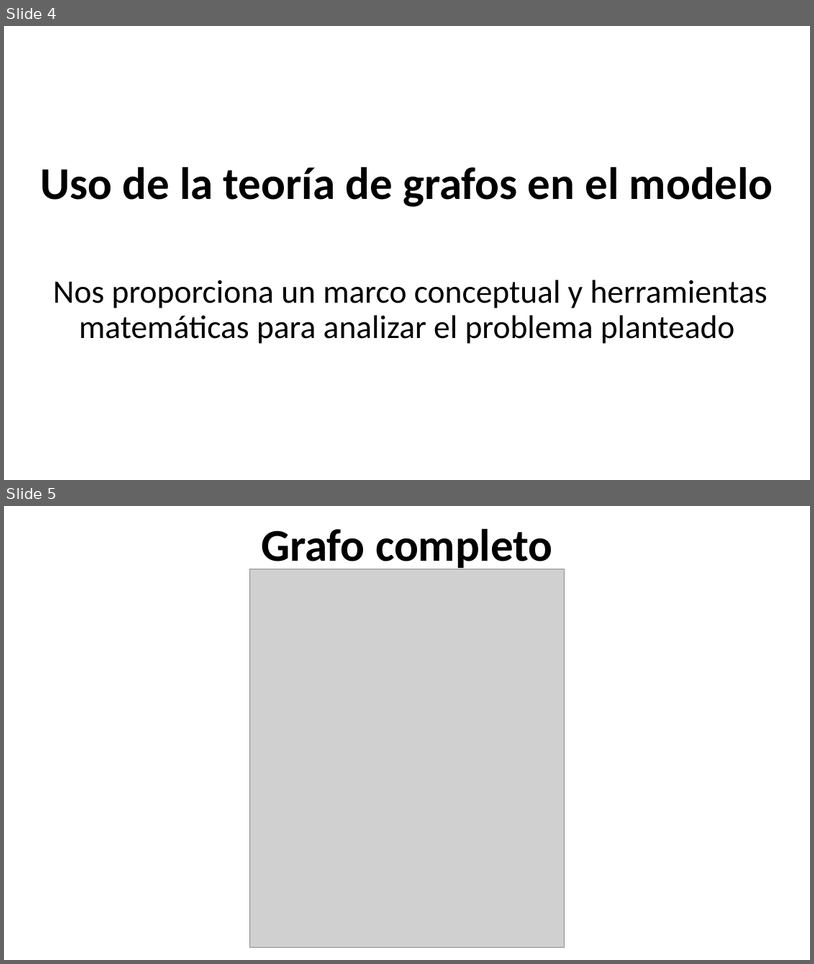
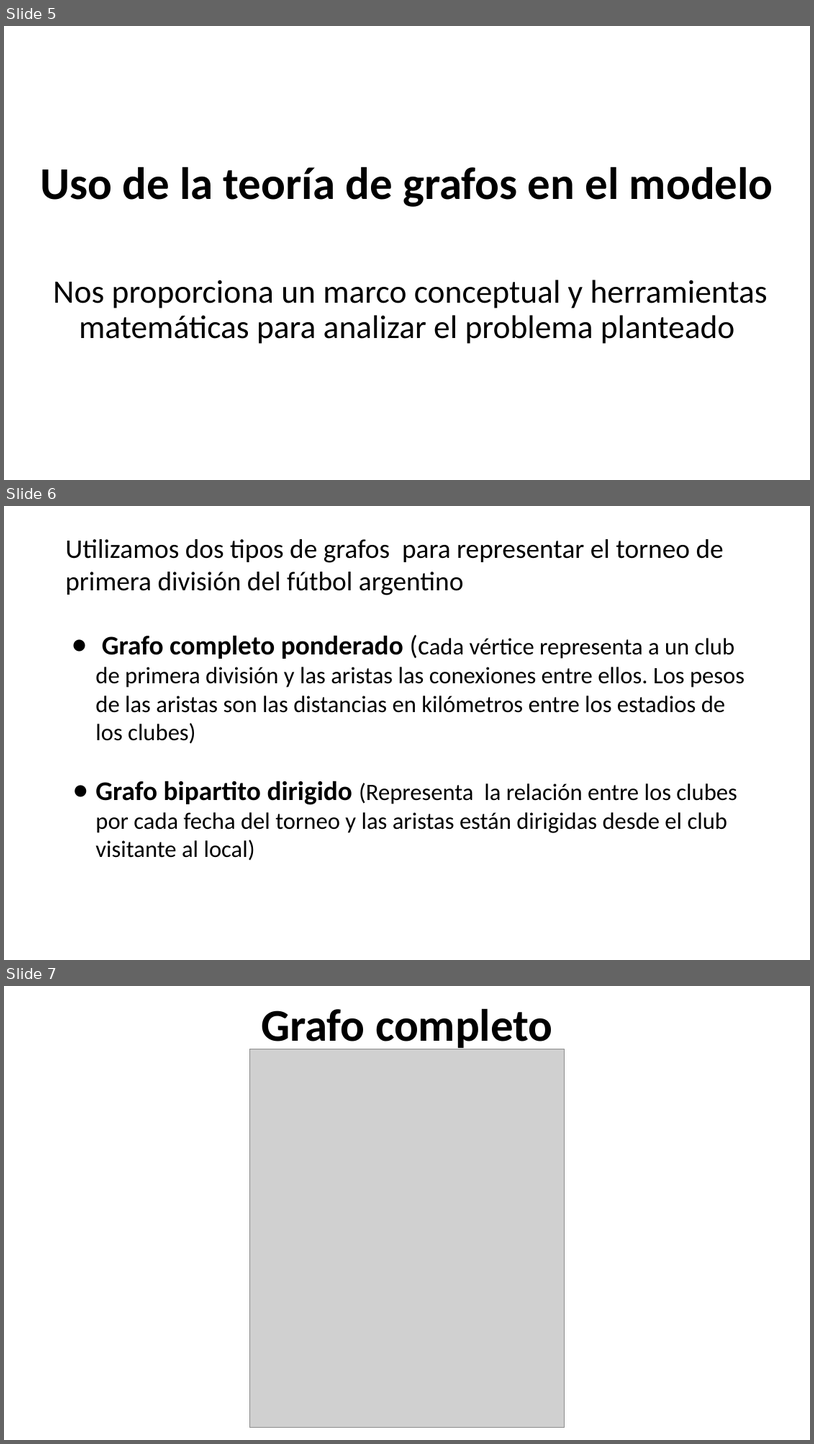
Before and after one commit to ColoCepeda/TP_Matematica, a slide deck: MaterialUtil/Presentación.pptx. Shown one above the other, each under a label of ours: slides 4 and 5 before the commit, slides 5, 6 and 7 after it. The pictures are 814x964 and 814x1444 pixels, drawn with LibreOffice and Linux fonts; fonts in the diff are those of the drawing; grey boxes stand for pictures. Boxes give left, top, right and bottom in pixels: in the first picture for what was removed or moved away, otherwise in the second. Text is boxed around its words. In the diff, an @@ line names an element or a change of style, - is before the commit and + after.

```diff
--- a/MaterialUtil/Presentación.pptx
+++ b/MaterialUtil/Presentación.pptx
@@ slide 6 added at bbox=[4, 506, 810, 960], background #FFFFFF @@
@@ text added at bbox=[65, 539, 745, 860], 28 pt, text #000000 @@
+Utilizamos dos tipos de grafos para representar el torneo de primera división del fútbol argentino
+● Grafo completo ponderado (cada vértice representa a un club de primera división y las aristas las conexiones entre ellos. Los pesos de las aristas son las distancias en kilómetros entre los estadios de los clubes)
+● Grafo bipartito dirigido (Representa la relación entre los clubes por cada fecha del torneo y las aristas están dirigidas desde el club visitante al local)
@@ what was slide 4 is now slide 5 @@
@@ what was slide 5 is now slide 7 @@
```
Also in this commit, not shown: 8 slides changed, 1 other slide added.
